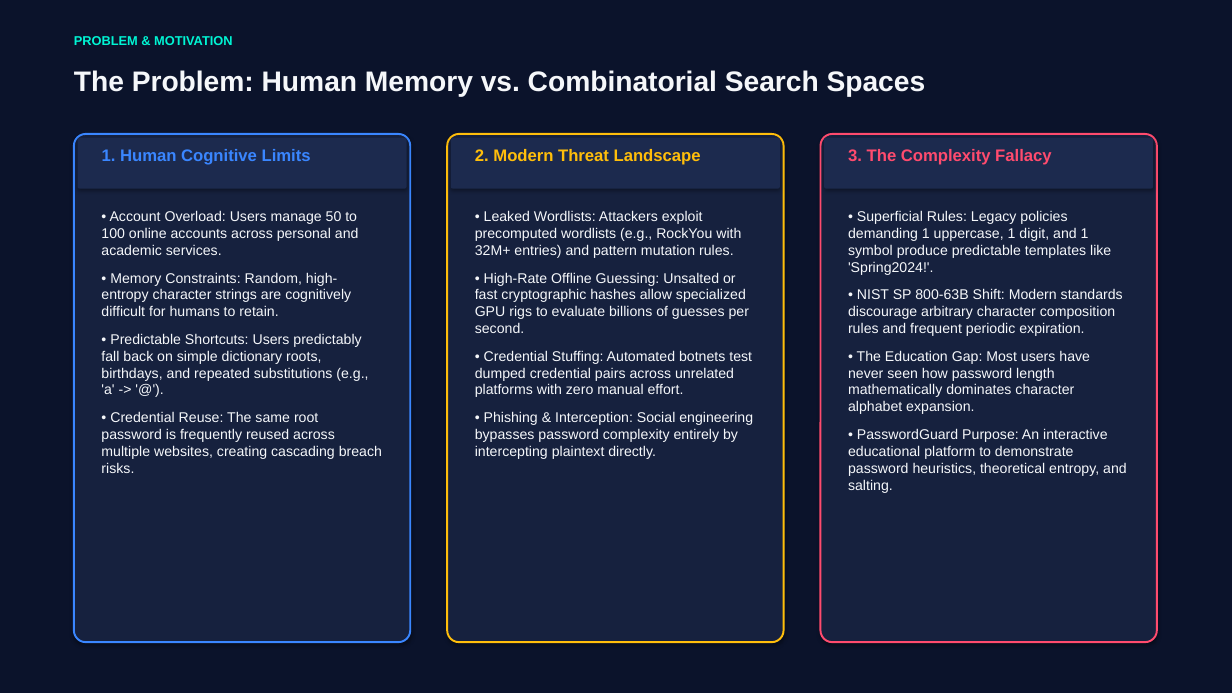
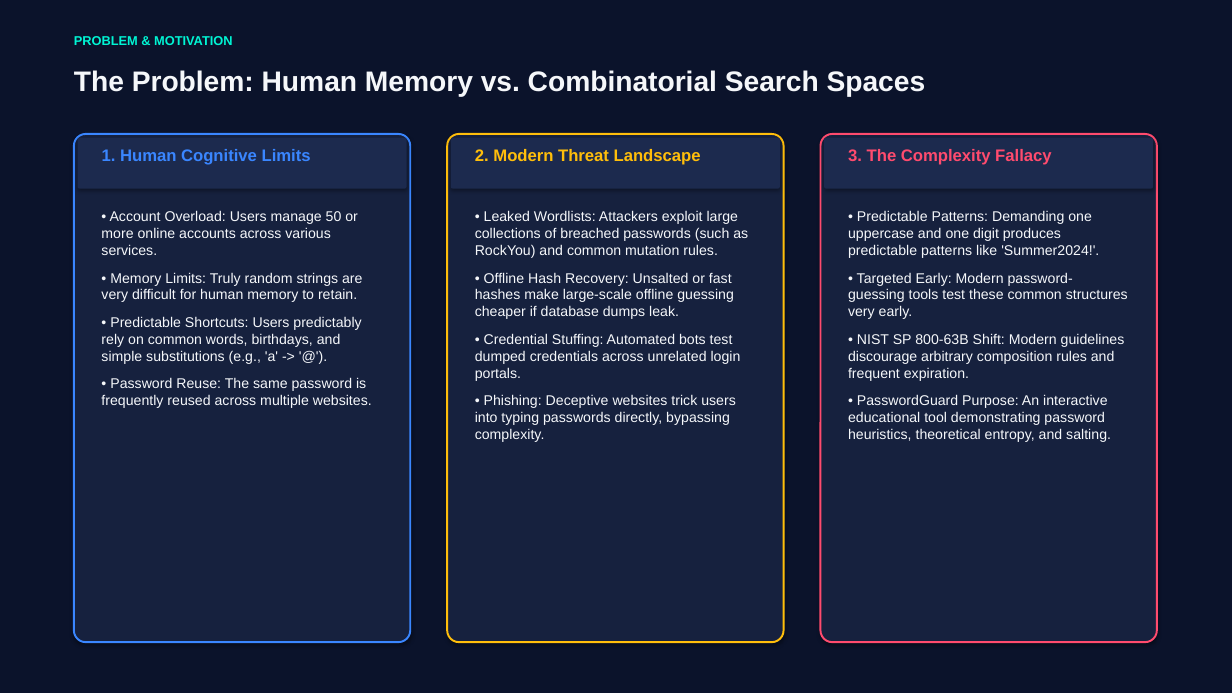
Before and after one commit to ducknhat/password-pro, a slide deck: slide 2 of final-deliverables/PasswordGuard_Presentation.pptx. Drawn at 1232x693 pixels with LibreOffice and Linux fonts; fonts in the diff are those of the drawing. Boxes give left, top, right and bottom in pixels: in the first picture for what was removed or moved away, otherwise in the second. Text is boxed around its words. In the diff, an @@ line names an element or a change of style, - is before the commit and + after.

```diff
--- a/final-deliverables/PasswordGuard_Presentation.pptx
+++ b/final-deliverables/PasswordGuard_Presentation.pptx
@@ text at (101,210,372,408): text changed @@
-• Account Overload: Users manage 50 to 100 online accounts across personal and academic services.
-• Memory Constraints: Random, high-entropy character strings are cognitively difficult for humans to retain.
-• Predictable Shortcuts: Users predictably fall back on simple dictionary roots, birthdays, and repeated substitutions (e.g., 'a' -> '@').
-• Credential Reuse: The same root password is frequently reused across multiple websites, creating cascading breach risks.
+• Account Overload: Users manage 50 or more online accounts across various services.
+• Memory Limits: Truly random strings are very difficult for human memory to retain.
+• Predictable Shortcuts: Users predictably rely on common words, birthdays, and simple substitutions (e.g., 'a' -> '@').
+• Password Reuse: The same password is frequently reused across multiple websites.
@@ text at (475,210,748,442): text changed @@
-• Leaked Wordlists: Attackers exploit precomputed wordlists (e.g., RockYou with 32M+ entries) and pattern mutation rules.
-• High-Rate Offline Guessing: Unsalted or fast cryptographic hashes allow specialized GPU rigs to evaluate billions of guesses per second.
-• Credential Stuffing: Automated botnets test dumped credential pairs across unrelated platforms with zero manual effort.
-• Phishing & Interception: Social engineering bypasses password complexity entirely by intercepting plaintext directly.
+• Leaked Wordlists: Attackers exploit large collections of breached passwords (such as RockYou) and common mutation rules.
+• Offline Hash Recovery: Unsalted or fast hashes make large-scale offline guessing cheaper if database dumps leak.
+• Credential Stuffing: Automated bots test dumped credentials across unrelated login portals.
+• Phishing: Deceptive websites trick users into typing passwords directly, bypassing complexity.
@@ text at (848,210,1128,442): text changed @@
-• Superficial Rules: Legacy policies demanding 1 uppercase, 1 digit, and 1 symbol produce predictable templates like 'Spring2024!'.
-• NIST SP 800-63B Shift: Modern standards discourage arbitrary character composition rules and frequent periodic expiration.
-• The Education Gap: Most users have never seen how password length mathematically dominates character alphabet expansion.
-• PasswordGuard Purpose: An interactive educational platform to demonstrate password heuristics, theoretical entropy, and salting.
+• Predictable Patterns: Demanding one uppercase and one digit produces predictable patterns like 'Summer2024!'.
+• Targeted Early: Modern password-guessing tools test these common structures very early.
+• NIST SP 800-63B Shift: Modern guidelines discourage arbitrary composition rules and frequent expiration.
+• PasswordGuard Purpose: An interactive educational tool demonstrating password heuristics, theoretical entropy, and salting.
```
Also in this commit, not shown: 7 other slides changed, 5 other files.
